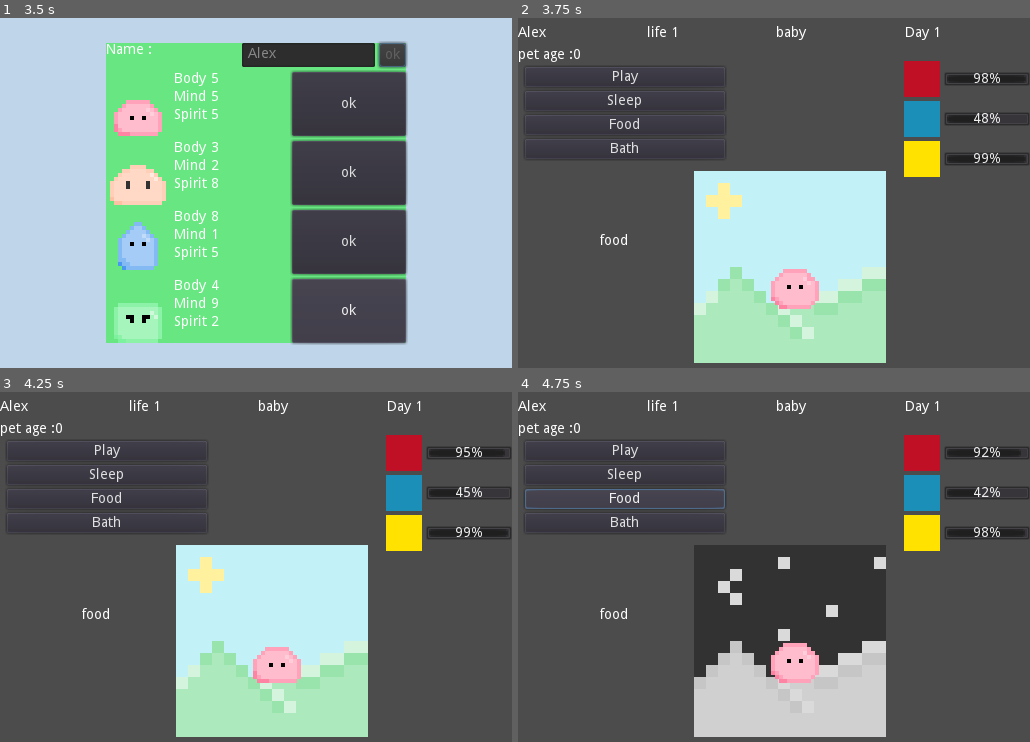
Above: before the commit, frames 1-4 (two rows, left to right).
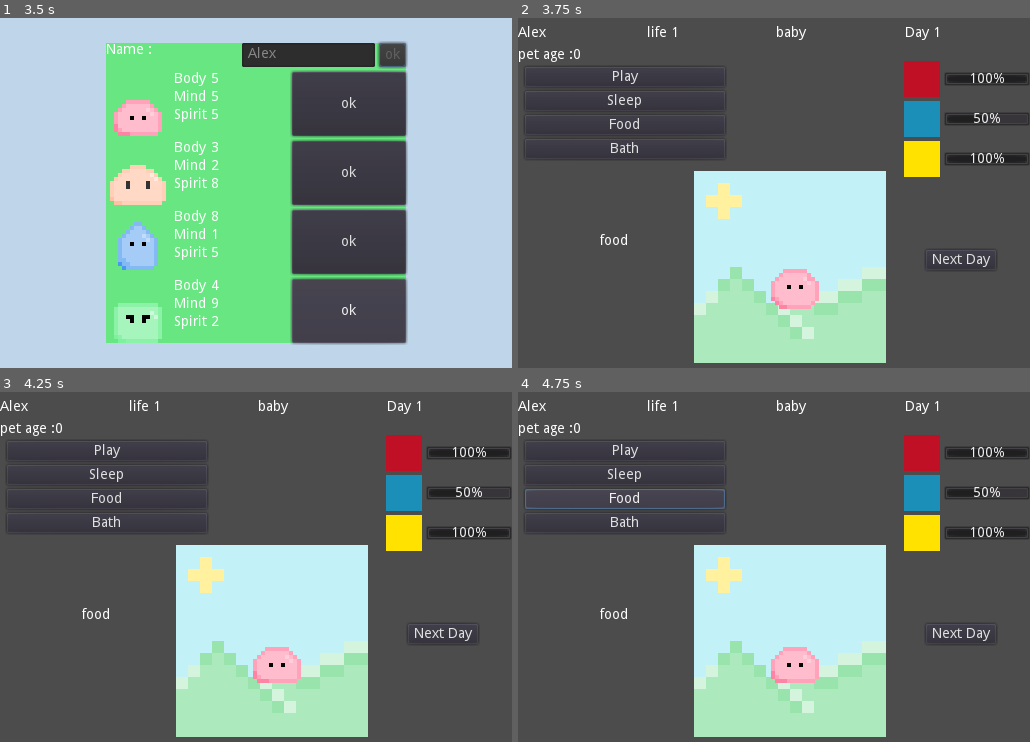
Above: after the commit, the same moments.

Repository: Hackerspace-IFUSP/VirtualPet
Game: Godot game, scene res://Title/Title.tscn
The game is run twice, just before and just after one commit, with the same random seed, the same clock (stepped at 60 frames per second) and the same inputs.
Inputs (mouse positions are in pixels of both pictures, inside the frame that each line leads up to):
- Up to frame 1 (3.5 s): click (256, 193) at 0.5 s; click (307, 193) at 1.27 s; type "Alex" at 1.35 s; click (256, 193) at 2 s; click "ok" at 2.75 s
- Up to frame 2 (3.75 s): click "ok" at 3.5 s
- Up to frame 3 (4.25 s): no input
- Up to frame 4 (4.75 s): click "Food" at 4.25 s

Frame 1 is identical in both runs. In frame 2, 0.5% of the frame differs, in the area x 80-95%, y 15-72%; in frame 3, 0.5%; in frame 4, 20%, in the area x 34-100%, y 15-99%.

Commit message:
next_day_button_option

Diff:
--- a/VirtualPet/Game/MainGame.gd
+++ b/VirtualPet/Game/MainGame.gd
@@ -26,13 +26,13 @@
 
 
 func _process(delta):
-	GameState.Energy-=.02
+	#GameState.Energy-=.02
 	$UI/Control/Stats/Energy/EnergyBar.value = GameState.Energy
 
-	GameState.Happines-=.1
+	#GameState.Happines-=.1
 	$UI/Control/Stats/Happines/HappyBar.value = GameState.Happines
 
-	GameState.Health-=.1
+	#GameState.Health-=.1
 	$UI/Control/Stats/Healt/HealtBar.value = GameState.Health
 
 
@@ -71,19 +71,19 @@
 
 
 func _on_Timer_timeout():
-	GameState.day = !GameState.day
-	if GameState.day:
-		$Background.frame = 0
-		GameState.days_passed+=1
-		GameState.pet_days+=1
-		get_tree().call_group("GUI", "update_gui")
-		$PlayerPet.speed_scale = 1
-	if not GameState.day:
-		$Background.frame = 1
-		$PlayerPet.speed_scale = .5
-	$Timer.start()
-	set_anim()
-
+#	GameState.day = !GameState.day
+#	if GameState.day:
+#		$Background.frame = 0
+#		GameState.days_passed+=1
+#		GameState.pet_days+=1
+#		get_tree().call_group("GUI", "update_gui")
+#		$PlayerPet.speed_scale = 1
+#	if not GameState.day:
+#		$Background.frame = 1
+#		$PlayerPet.speed_scale = .5
+#	$Timer.start()
+#	set_anim()
+	pass
 
 func _on_Play_pressed():
 	if GameState.Energy >= 10:
@@ -93,7 +93,7 @@
 			is_pleased = true
 			need_now = needs.none
 			need_text()
-			$Need.start()
+#			$Need.start()
 		else:
 			GameState.Happines+=10
 		get_tree().call_group("GUI", "update_gui")
@@ -124,13 +124,14 @@
 
 
 func _on_Need_timeout():
-	print("começou")
-	var next_need = randi() % 3
-	need_now = next_need
-	is_pleased = false
-	need_text()
-
-	$WaitAction.start()
+#	print("começou")
+#	var next_need = randi() % 3
+#	need_now = next_need
+#	is_pleased = false
+#	need_text()
+#
+#	$WaitAction.start()
+	pass
 
 func need_text():
 		match need_now:
@@ -153,6 +154,54 @@
 		need_text()
 
 func _on_Wait_action_timeout():
+#	if not is_pleased:
+#		print("n deu =( ")
+#		match need_now:
+#			0:
+#				GameState.Health -= 10
+#				GameState.Happines -= 10
+#			1:
+#				GameState.Health -= 10
+#				GameState.Happines -= 10
+#			2:
+#				GameState.Happines -= 10
+#			_:
+#				pass
+#	get_tree().call_group("GUI", "update_gui")
+#
+#	$Need.wait_time = 3 + randi() % 3
+#	$Need.start()
+
+	pass
+
+func _on_Bath_pressed():
+	if need_now == needs.bath and is_pleased == false:
+		GameState.Happines+=10
+		GameState.Health+=10
+		get_tree().call_group("GUI", "update_gui")
+		need_now = needs.none
+		is_pleased = true
+		need_text()
+
+
+func _on_Button_pressed():
+	GameState.day = !GameState.day
+	if GameState.day:
+		$Background.frame = 0
+		GameState.days_passed+=1
+		GameState.pet_days+=1
+		get_tree().call_group("GUI", "update_gui")
+		$PlayerPet.speed_scale = 1
+	if not GameState.day:
+		$Background.frame = 1
+		$PlayerPet.speed_scale = .5
+	#$Timer.start()
+	set_anim()
+	needs()
+	neglected()
+
+
+func neglected():
 	if not is_pleased:
 		print("n deu =( ")
 		match need_now:
@@ -168,14 +217,10 @@
 				pass
 	get_tree().call_group("GUI", "update_gui")
 
-	$Need.wait_time = 3 + randi() % 3
-	$Need.start()
-
-func _on_Bath_pressed():
-	if need_now == needs.bath and is_pleased == false:
-		GameState.Happines+=10
-		GameState.Health+=10
-		get_tree().call_group("GUI", "update_gui")
-		need_now = needs.none
-		is_pleased = true
-		need_text()
+
+func needs():
+	print("começou")
+	var next_need = randi() % 3
+	need_now = next_need
+	is_pleased = false
+	need_text()
--- a/VirtualPet/Game/MainGame.tscn
+++ b/VirtualPet/Game/MainGame.tscn
@@ -177,6 +177,13 @@
 size_flags_vertical = 4
 value = 100.0
 
+[node name="Button" type="Button" parent="UI/Control"]
+margin_left = 408.0
+margin_top = 232.0
+margin_right = 478.0
+margin_bottom = 252.0
+text = "Next Day"
+
 [node name="Background" type="Sprite" parent="."]
 position = Vector2( -69, -74 )
 scale = Vector2( 12, 12 )
@@ -184,10 +191,6 @@
 centered = false
 hframes = 2
 
-[node name="PlayerPet" parent="." instance=ExtResource( 2 )]
-animation = "pink_baby"
-frame = 0
-
 [node name="Timer" type="Timer" parent="."]
 autostart = true
 
@@ -204,11 +207,17 @@
 margin_right = -124.0
 margin_bottom = 3.0
 text = "food"
+__meta__ = {
+"_edit_use_anchors_": false
+}
+
+[node name="PlayerPet" parent="." instance=ExtResource( 2 )]
 
 [connection signal="pressed" from="UI/Control/Actions/Play" to="." method="_on_Play_pressed"]
 [connection signal="pressed" from="UI/Control/Actions/Sleep" to="." method="_on_Sleep_pressed"]
 [connection signal="pressed" from="UI/Control/Actions/Food" to="." method="_on_Food_pressed"]
 [connection signal="pressed" from="UI/Control/Actions/Bath" to="." method="_on_Bath_pressed"]
+[connection signal="pressed" from="UI/Control/Button" to="." method="_on_Button_pressed"]
 [connection signal="timeout" from="Timer" to="." method="_on_Timer_timeout"]
 [connection signal="timeout" from="Need" to="." method="_on_Need_timeout"]
 [connection signal="timeout" from="WaitAction" to="." method="_on_Wait_action_timeout"]
--- a/VirtualPet/Player/PlayerPet.tscn
+++ b/VirtualPet/Player/PlayerPet.tscn
@@ -128,7 +128,7 @@
 [node name="PlayerPet" type="AnimatedSprite"]
 scale = Vector2( 4, 4 )
 frames = ExtResource( 1 )
-animation = "adult_blue"
+animation = "green_baby"
 frame = 1
 playing = true
 centered = false
--- a/VirtualPet/Sprites/Pet.tres
+++ b/VirtualPet/Sprites/Pet.tres
@@ -18,14 +18,6 @@
 [sub_resource type="AtlasTexture" id=28]
 atlas = ExtResource( 2 )
 region = Rect2( 16, 0, 16, 16 )
-
-[sub_resource type="AtlasTexture" id=7]
-atlas = ExtResource( 1 )
-region = Rect2( 0, 48, 16, 16 )
-
-[sub_resource type="AtlasTexture" id=8]
-atlas = ExtResource( 1 )
-region = Rect2( 16, 48, 16, 16 )
 
 [sub_resource type="AtlasTexture" id=5]
 atlas = ExtResource( 1 )
@@ -67,6 +59,22 @@
 atlas = ExtResource( 1 )
 region = Rect2( 48, 32, 16, 16 )
 
+[sub_resource type="AtlasTexture" id=7]
+atlas = ExtResource( 1 )
+region = Rect2( 0, 48, 16, 16 )
+
+[sub_resource type="AtlasTexture" id=8]
+atlas = ExtResource( 1 )
+region = Rect2( 16, 48, 16, 16 )
+
+[sub_resource type="AtlasTexture" id=1]
+atlas = ExtResource( 1 )
+region = Rect2( 0, 16, 16, 16 )
+
+[sub_resource type="AtlasTexture" id=2]
+atlas = ExtResource( 1 )
+region = Rect2( 16, 16, 16, 16 )
+
 [sub_resource type="AtlasTexture" id=11]
 atlas = ExtResource( 1 )
 region = Rect2( 32, 0, 16, 16 )
@@ -82,22 +90,6 @@
 [sub_resource type="AtlasTexture" id=18]
 atlas = ExtResource( 1 )
 region = Rect2( 80, 16, 16, 16 )
-
-[sub_resource type="AtlasTexture" id=1]
-atlas = ExtResource( 1 )
-region = Rect2( 0, 16, 16, 16 )
-
-[sub_resource type="AtlasTexture" id=2]
-atlas = ExtResource( 1 )
-region = Rect2( 16, 16, 16, 16 )
-
-[sub_resource type="AtlasTexture" id=19]
-atlas = ExtResource( 1 )
-region = Rect2( 64, 0, 16, 16 )
-
-[sub_resource type="AtlasTexture" id=20]
-atlas = ExtResource( 1 )
-region = Rect2( 80, 0, 16, 16 )
 
 [sub_resource type="AtlasTexture" id=21]
 atlas = ExtResource( 1 )
@@ -115,6 +107,14 @@
 atlas = ExtResource( 1 )
 region = Rect2( 48, 48, 16, 16 )
 
+[sub_resource type="AtlasTexture" id=19]
+atlas = ExtResource( 1 )
+region = Rect2( 64, 0, 16, 16 )
+
+[sub_resource type="AtlasTexture" id=20]
+atlas = ExtResource( 1 )
+region = Rect2( 80, 0, 16, 16 )
+
 [resource]
 animations = [ {
 "frames": [ SubResource( 25 ), SubResource( 26 ) ],
@@ -125,11 +125,6 @@
 "frames": [ SubResource( 27 ), SubResource( 28 ) ],
 "loop": true,
 "name": "good_ghost",
-"speed": 5.0
-}, {
-"frames": [ SubResource( 7 ), SubResource( 8 ) ],
-"loop": true,
-"name": "green_baby",
 "speed": 5.0
 }, {
 "frames": [ SubResource( 5 ), SubResource( 6 ) ],
@@ -157,6 +152,16 @@
 "name": "child_blue",
 "speed": 5.0
 }, {
+"frames": [ SubResource( 7 ), SubResource( 8 ) ],
+"loop": true,
+"name": "green_baby",
+"speed": 5.0
+}, {
+"frames": [ SubResource( 1 ), SubResource( 2 ) ],
+"loop": true,
+"name": "cream_baby",
+"speed": 5.0
+}, {
 "frames": [ SubResource( 11 ), SubResource( 12 ) ],
 "loop": true,
 "name": "child_pink",
@@ -165,16 +170,6 @@
 "frames": [ SubResource( 17 ), SubResource( 18 ) ],
 "loop": true,
 "name": "adult_cream",
-"speed": 5.0
-}, {
-"frames": [ SubResource( 1 ), SubResource( 2 ) ],
-"loop": true,
-"name": "cream_baby",
-"speed": 5.0
-}, {
-"frames": [ SubResource( 19 ), SubResource( 20 ) ],
-"loop": true,
-"name": "adult_pink",
 "speed": 5.0
 }, {
 "frames": [ SubResource( 21 ), SubResource( 22 ) ],
@@ -186,4 +181,9 @@
 "loop": true,
 "name": "child_green",
 "speed": 5.0
+}, {
+"frames": [ SubResource( 19 ), SubResource( 20 ) ],
+"loop": true,
+"name": "adult_pink",
+"speed": 5.0
 } ]
--- a/VirtualPet/Title/Title.gd
+++ b/VirtualPet/Title/Title.gd
@@ -17,9 +17,9 @@
 func _on_Start_mouse_exited():
 	start_button.rect_scale = Vector2(3,3)
 	$AnimationPlayer.stop()
-	$Tween.interpolate_property(start_button.texture_normal,"fps",10,4,3,Tween.TRANS_CUBIC,Tween.EASE_IN)
-	$Tween.interpolate_property(start_button,"rect_rotation",start_button.rect_rotation,0,.5,Tween.TRANS_CUBIC,Tween.EASE_IN)
-	$Tween.start()
+#	$Tween.interpolate_property(start_button.texture_normal,"fps",100,4,3,Tween.TRANS_CUBIC,Tween.EASE_IN)
+#	$Tween.interpolate_property(start_button,"rect_rotation",start_button.rect_rotation,0,.5,Tween.TRANS_CUBIC,Tween.EASE_IN)
+#	$Tween.start()
 
 func _on_Start_pressed():
 	$Popup.popup_centered()
